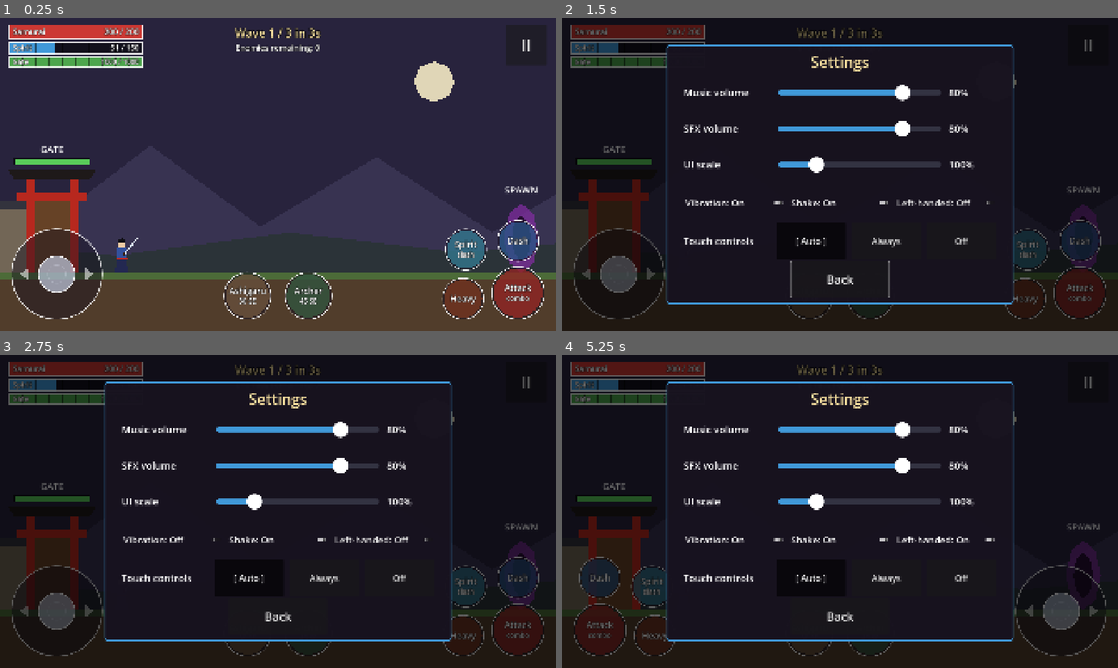
Above: before the commit, frames 1-4 (two rows, left to right).
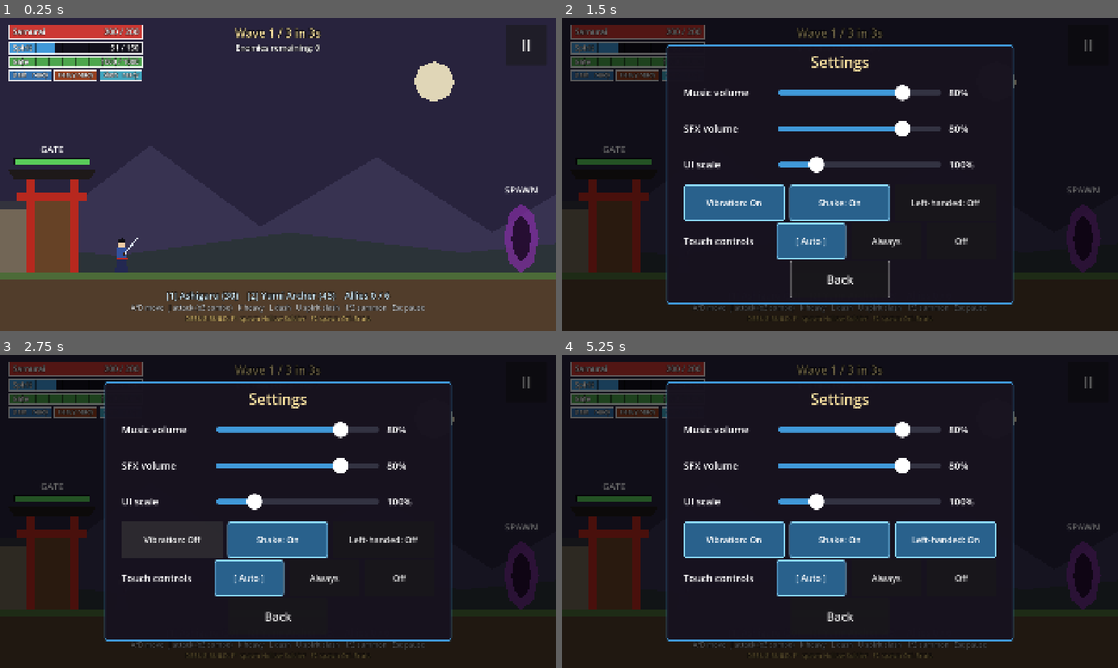
Above: after the commit, the same moments.

Repository: mnazhansyahmi/shoguns-last-stand
Game: Godot game, scene res://scenes/battlefield/battlefield.tscn
The game is run twice, just before and just after one commit, with the same random seed, the same clock (stepped at 60 frames per second) and the same inputs. This scene is started directly instead of the project's main scene.
Inputs:
- Up to frame 1 (0.25 s): no input
- Up to frame 2 (1.5 s): click "II" at 0.5 s; click "Settings" at 1.25 s
- Up to frame 3 (2.75 s): click "Vibration: On" at 2 s
- Up to frame 4 (5.25 s): click "Vibration: Off" at 2.75 s; click "Shake: On" at 3.5 s; click "Shake: Off" at 4.25 s; click "Left-handed: Off" at 5 s

The runs differ from the first frame. In frame 1, 9.7% of the frame differs, in the area x 1-98%, y 16-98%; in frame 2, 9.2%; in frame 3, 7.3%; in frame 4, 11%, in the area x 1-98%, y 16-97%.

Commit message:
Fix playtest UI issues
- Main menu: accent bar moved into the layout above the title so it can
  no longer overlap it
- Battle: while touch controls are shown, the camera moves down so the
  ground line, gate, units and spawn portal sit above the joystick and
  action clusters (TouchLayout.ground_lift); touch widgets are 60% opaque
  at rest and fully opaque while held
- Settings: Vibration / Shake / Left-handed are full-size toggle buttons
  (124 units) styled like the touch-mode buttons, with On/Off in the text;
  touch-target test now also rejects any CheckButton/CheckBox in menus
- Auto touch mode: on desktop, DisplayServer.is_touchscreen_available()
  only mirrors emulate_touch_from_mouse (always true here), so Auto now
  trusts it only on mobile/web and otherwise switches on after the first
  real (non-emulated, device != DEVICE_ID_EMULATION) touch
- Tests for toggles, opacity, ground lift and Auto detection (82 total)

Co-Authored-By: Claude Opus 5.5 <noreply@anthropic.com>

Diff:
--- a/scenes/battlefield/battlefield.gd
+++ b/scenes/battlefield/battlefield.gd
@@ -24,6 +24,7 @@
 @onready var _wave_director: WaveDirector = $World/WaveDirector
 @onready var _feedback: BattleFeedback = $World/BattleFeedback
 @onready var _player_spawn_point: Marker2D = $World/PlayerSpawnPoint
+@onready var _camera: Camera2D = $Camera2D
 @onready var _projectiles: Node2D = $World/Projectiles
 @onready var _hud: GameHud = $Hud
 @onready var _touch: TouchControls = $TouchControls
@@ -37,9 +38,11 @@
 var _settings_store: SettingsStore
 var _settings: GameSettings
 var _kills: Array[EnemyData] = []
+var _camera_base_y: float = 0.0
 
 
 func _ready() -> void:
+	_camera_base_y = _camera.position.y
 	_save_manager = SaveManager.new(save_path)
 	_progress = _save_manager.load_progress()
 	_apply_upgrades()
@@ -101,6 +104,14 @@
 	_update_respawn(delta)
 
 
+## AUTO touch mode on desktop: show touch controls after the first real finger touch.
+func _input(event: InputEvent) -> void:
+	if not GameSettings.real_touch_detected and GameSettings.is_real_touch(event):
+		GameSettings.real_touch_detected = true
+		if _settings.touch_mode == GameSettings.TouchMode.AUTO:
+			_apply_settings()
+
+
 func _unhandled_input(event: InputEvent) -> void:
 	if OS.is_debug_build() and not _is_game_over and not get_tree().paused:
 		_handle_debug_input(event)
@@ -146,7 +157,7 @@
 func _apply_settings() -> void:
 	_settings.apply_audio()
 	_feedback.configure(_settings)
-	var show_touch: bool = _settings.should_show_touch_controls(DisplayServer.is_touchscreen_available())
+	var show_touch: bool = _settings.should_show_touch_controls(GameSettings.detect_touchscreen())
 	_touch.set_active(show_touch and not _is_game_over)
 	_hud.set_touch_mode(show_touch)
 	_apply_layout()
@@ -158,6 +169,22 @@
 	var safe_rect: Rect2 = TouchLayout.get_safe_rect(get_viewport())
 	_touch.apply_layout(viewport_size, safe_rect, _settings.ui_scale, _settings.left_handed)
 	_hud.apply_layout(safe_rect, viewport_size, _settings.ui_scale)
+	_update_camera_lift(viewport_size, safe_rect)
+
+
+## With touch controls on screen, move the camera down (the world up) so the ground, the
+## gate and every unit stay above the joystick and buttons.
+func _update_camera_lift(viewport_size: Vector2, safe_rect: Rect2) -> void:
+	var lift: float = 0.0
+	if _touch.is_active():
+		var rects: Dictionary = TouchLayout.compute(viewport_size, safe_rect, _settings.ui_scale, _settings.left_handed)
+		var ground_screen_y: float = _player_spawn_point.global_position.y - _camera_base_y + viewport_size.y * 0.5
+		lift = TouchLayout.ground_lift(rects, ground_screen_y)
+	_camera.position.y = _camera_base_y + lift
+
+
+func get_camera_lift() -> float:
+	return _camera.position.y - _camera_base_y
 
 
 # --- Debug ------------------------------------------------------------------
--- a/scenes/main_menu/main_menu.tscn
+++ b/scenes/main_menu/main_menu.tscn
@@ -22,19 +22,6 @@
 mouse_filter = 2
 color = Color(0.08, 0.06, 0.11, 1)
 
-[node name="AccentBar" type="ColorRect" parent="."]
-layout_mode = 1
-anchors_preset = 5
-anchor_left = 0.5
-anchor_right = 0.5
-offset_left = -260.0
-offset_top = 90.0
-offset_right = 260.0
-offset_bottom = 130.0
-grow_horizontal = 2
-mouse_filter = 2
-color = Color(0.72, 0.14, 0.14, 1)
-
 [node name="CenterContainer" type="CenterContainer" parent="."]
 layout_mode = 1
 anchors_preset = 15
@@ -47,7 +34,16 @@
 layout_mode = 2
 theme_override_constants/separation = 24
 
+[node name="AccentBar" type="ColorRect" parent="CenterContainer/VBox"]
+unique_name_in_owner = true
+custom_minimum_size = Vector2(520, 14)
+layout_mode = 2
+size_flags_horizontal = 4
+mouse_filter = 2
+color = Color(0.72, 0.14, 0.14, 1)
+
 [node name="Title" type="Label" parent="CenterContainer/VBox"]
+unique_name_in_owner = true
 layout_mode = 2
 theme_override_colors/font_color = Color(0.96, 0.87, 0.62, 1)
 theme_override_font_sizes/font_size = 104
--- a/scenes/ui/settings_panel.gd
+++ b/scenes/ui/settings_panel.gd
@@ -2,7 +2,8 @@
 extends Control
 ## Settings overlay used by the main menu and the pause menu. Edits a GameSettings object live
 ## (emits `changed`) and emits `closed` when dismissed; the owner saves and applies it.
-## Every control is at least 124 units tall (44 pt on iPhone 16), so no dropdowns are used.
+## Every control is at least 124 units tall (44 pt on iPhone 16): full-size toggle buttons,
+## no dropdowns or small switches.
 
 signal changed(settings: GameSettings)
 signal closed(settings: GameSettings)
@@ -15,9 +16,9 @@
 @onready var _sfx_value: Label = %SfxValue
 @onready var _ui_scale_slider: HSlider = %UiScaleSlider
 @onready var _ui_scale_value: Label = %UiScaleValue
-@onready var _vibration_check: CheckButton = %VibrationCheck
-@onready var _shake_check: CheckButton = %ShakeCheck
-@onready var _left_handed_check: CheckButton = %LeftHandedCheck
+@onready var _vibration_toggle: Button = %VibrationToggle
+@onready var _shake_toggle: Button = %ShakeToggle
+@onready var _left_handed_toggle: Button = %LeftHandedToggle
 @onready var _touch_buttons: Array[Button] = [%TouchAutoButton, %TouchAlwaysButton, %TouchOffButton]
 @onready var _back_button: Button = %BackButton
 
@@ -38,9 +39,9 @@
 	_music_slider.value_changed.connect(_on_music_changed)
 	_sfx_slider.value_changed.connect(_on_sfx_changed)
 	_ui_scale_slider.value_changed.connect(_on_ui_scale_changed)
-	_vibration_check.toggled.connect(_on_vibration_toggled)
-	_shake_check.toggled.connect(_on_shake_toggled)
-	_left_handed_check.toggled.connect(_on_left_handed_toggled)
+	_vibration_toggle.toggled.connect(_on_vibration_toggled)
+	_shake_toggle.toggled.connect(_on_shake_toggled)
+	_left_handed_toggle.toggled.connect(_on_left_handed_toggled)
 	_back_button.pressed.connect(close)
 
 
@@ -50,9 +51,9 @@
 	_music_slider.value = _settings.music_volume
 	_sfx_slider.value = _settings.sfx_volume
 	_ui_scale_slider.value = _settings.ui_scale
-	_vibration_check.button_pressed = _settings.vibration
-	_shake_check.button_pressed = _settings.screen_shake
-	_left_handed_check.button_pressed = _settings.left_handed
+	_vibration_toggle.button_pressed = _settings.vibration
+	_shake_toggle.button_pressed = _settings.screen_shake
+	_left_handed_toggle.button_pressed = _settings.left_handed
 	_touch_buttons[int(_settings.touch_mode)].button_pressed = true
 	_syncing = false
 	_refresh_value_labels()
@@ -113,9 +114,9 @@
 	_music_value.text = "%d%%" % roundi(_settings.music_volume * 100.0)
 	_sfx_value.text = "%d%%" % roundi(_settings.sfx_volume * 100.0)
 	_ui_scale_value.text = "%d%%" % roundi(_settings.ui_scale * 100.0)
-	_vibration_check.text = "Vibration: %s" % _on_off(_settings.vibration)
-	_shake_check.text = "Shake: %s" % _on_off(_settings.screen_shake)
-	_left_handed_check.text = "Left-handed: %s" % _on_off(_settings.left_handed)
+	_vibration_toggle.text = "Vibration: %s" % _on_off(_settings.vibration)
+	_shake_toggle.text = "Shake: %s" % _on_off(_settings.screen_shake)
+	_left_handed_toggle.text = "Left-handed: %s" % _on_off(_settings.left_handed)
 	for i: int in _touch_buttons.size():
 		var label: String = TOUCH_MODE_NAMES[i]
 		_touch_buttons[i].text = "[ %s ]" % label if i == int(_settings.touch_mode) else label
--- a/scenes/ui/settings_panel.tscn
+++ b/scenes/ui/settings_panel.tscn
@@ -32,6 +32,18 @@
 corner_radius_bottom_right = 8
 corner_radius_bottom_left = 8
 
+[sub_resource type="StyleBoxFlat" id="StyleBoxFlat_toggle_on"]
+bg_color = Color(0.16, 0.38, 0.55, 1)
+border_width_left = 4
+border_width_top = 4
+border_width_right = 4
+border_width_bottom = 4
+border_color = Color(0.55, 0.85, 1, 1)
+corner_radius_top_left = 8
+corner_radius_top_right = 8
+corner_radius_bottom_right = 8
+corner_radius_bottom_left = 8
+
 [sub_resource type="Gradient" id="Gradient_knob"]
 offsets = PackedFloat32Array(0.82, 0.88)
 colors = PackedColorArray(1, 1, 1, 1, 1, 1, 1, 0)
@@ -175,33 +187,42 @@
 theme_override_font_sizes/font_size = 34
 text = "100%"
 
-[node name="Checks" type="HBoxContainer" parent="Center/Panel/Margin/VBox"]
+[node name="Toggles" type="HBoxContainer" parent="Center/Panel/Margin/VBox"]
 layout_mode = 2
 theme_override_constants/separation = 16
 
-[node name="VibrationCheck" type="CheckButton" parent="Center/Panel/Margin/VBox/Checks"]
+[node name="VibrationToggle" type="Button" parent="Center/Panel/Margin/VBox/Toggles"]
 unique_name_in_owner = true
 custom_minimum_size = Vector2(0, 124)
 layout_mode = 2
 size_flags_horizontal = 3
-theme_override_font_sizes/font_size = 32
-text = "Vibration"
-
-[node name="ShakeCheck" type="CheckButton" parent="Center/Panel/Margin/VBox/Checks"]
+theme_override_font_sizes/font_size = 30
+theme_override_styles/pressed = SubResource("StyleBoxFlat_toggle_on")
+theme_override_styles/hover_pressed = SubResource("StyleBoxFlat_toggle_on")
+toggle_mode = true
+text = "Vibration: On"
+
+[node name="ShakeToggle" type="Button" parent="Center/Panel/Margin/VBox/Toggles"]
 unique_name_in_owner = true
 custom_minimum_size = Vector2(0, 124)
 layout_mode = 2
 size_flags_horizontal = 3
-theme_override_font_sizes/font_size = 32
-text = "Screen shake"
-
-[node name="LeftHandedCheck" type="CheckButton" parent="Center/Panel/Margin/VBox/Checks"]
+theme_override_font_sizes/font_size = 30
+theme_override_styles/pressed = SubResource("StyleBoxFlat_toggle_on")
+theme_override_styles/hover_pressed = SubResource("StyleBoxFlat_toggle_on")
+toggle_mode = true
+text = "Shake: On"
+
+[node name="LeftHandedToggle" type="Button" parent="Center/Panel/Margin/VBox/Toggles"]
 unique_name_in_owner = true
 custom_minimum_size = Vector2(0, 124)
 layout_mode = 2
 size_flags_horizontal = 3
-theme_override_font_sizes/font_size = 32
-text = "Left-handed"
+theme_override_font_sizes/font_size = 30
+theme_override_styles/pressed = SubResource("StyleBoxFlat_toggle_on")
+theme_override_styles/hover_pressed = SubResource("StyleBoxFlat_toggle_on")
+toggle_mode = true
+text = "Left-handed: Off"
 
 [node name="TouchRow" type="HBoxContainer" parent="Center/Panel/Margin/VBox"]
 layout_mode = 2
@@ -219,6 +240,9 @@
 custom_minimum_size = Vector2(240, 124)
 layout_mode = 2
 theme_override_font_sizes/font_size = 30
+theme_override_styles/pressed = SubResource("StyleBoxFlat_toggle_on")
+theme_override_styles/hover_pressed = SubResource("StyleBoxFlat_toggle_on")
+toggle_mode = true
 text = "Auto"
 
 [node name="TouchAlwaysButton" type="Button" parent="Center/Panel/Margin/VBox/TouchRow"]
@@ -226,6 +250,9 @@
 custom_minimum_size = Vector2(240, 124)
 layout_mode = 2
 theme_override_font_sizes/font_size = 30
+theme_override_styles/pressed = SubResource("StyleBoxFlat_toggle_on")
+theme_override_styles/hover_pressed = SubResource("StyleBoxFlat_toggle_on")
+toggle_mode = true
 text = "Always"
 
 [node name="TouchOffButton" type="Button" parent="Center/Panel/Margin/VBox/TouchRow"]
@@ -233,6 +260,9 @@
 custom_minimum_size = Vector2(240, 124)
 layout_mode = 2
 theme_override_font_sizes/font_size = 30
+theme_override_styles/pressed = SubResource("StyleBoxFlat_toggle_on")
+theme_override_styles/hover_pressed = SubResource("StyleBoxFlat_toggle_on")
+toggle_mode = true
 text = "Off"
 
 [node name="BackButton" type="Button" parent="Center/Panel/Margin/VBox"]
--- a/scripts/systems/game_settings.gd
+++ b/scripts/systems/game_settings.gd
@@ -17,6 +17,27 @@
 var left_handed: bool = false
 ## AUTO shows touch controls only on touchscreens; ALWAYS is for testing with a mouse.
 var touch_mode: TouchMode = TouchMode.AUTO
+
+## Set once a real (not mouse-emulated) touch is seen; lasts for the session.
+static var real_touch_detected: bool = false
+
+
+## Whether this device should be treated as a touchscreen for AUTO mode.
+## On desktop, DisplayServer.is_touchscreen_available() only mirrors the project's
+## "emulate touch from mouse" setting (verified on Windows: true with emulation on, false off),
+## so it cannot be trusted there. Desktop instead switches on after the first real touch.
+static func detect_touchscreen() -> bool:
+	if real_touch_detected:
+		return true
+	if OS.has_feature("mobile") or OS.has_feature("web"):
+		return DisplayServer.is_touchscreen_available()
+	return false
+
+
+## Real finger input, not a touch Godot emulated from the mouse (those use DEVICE_ID_EMULATION).
+static func is_real_touch(event: InputEvent) -> bool:
+	var is_touch: bool = event is InputEventScreenTouch or event is InputEventScreenDrag
+	return is_touch and event.device != InputEvent.DEVICE_ID_EMULATION
 
 
 func sanitize() -> void:
--- a/scripts/ui/touch_action_button.gd
+++ b/scripts/ui/touch_action_button.gd
@@ -23,6 +23,7 @@
 
 func _ready() -> void:
 	set_physics_process(false)
+	_update_opacity()
 
 
 ## Returns true if the event belongs to this button.
@@ -37,6 +38,7 @@
 		_release_pending = false
 		_press_physics_frame = Engine.get_physics_frames()
 		TouchInput.press(action)
+		_update_opacity()
 		queue_redraw()
 		return true
 	if not touch.pressed and touch.index == _touch_index:
@@ -47,6 +49,7 @@
 			set_physics_process(true)
 		else:
 			TouchInput.release(action)
+		_update_opacity()
 		queue_redraw()
 		return true
 	return false
@@ -57,11 +60,17 @@
 	_release_pending = false
 	set_physics_process(false)
 	TouchInput.release(action)
+	_update_opacity()
 	queue_redraw()
 
 
 func is_held() -> bool:
 	return _touch_index != -1
+
+
+## Semi-transparent at rest so the battle shows through; fully opaque while pressed.
+func _update_opacity() -> void:
+	modulate.a = 1.0 if is_held() else TouchLayout.IDLE_OPACITY
 
 
 func set_cooldown(ratio: float, seconds: float) -> void:
--- a/scripts/ui/touch_joystick.gd
+++ b/scripts/ui/touch_joystick.gd
@@ -14,12 +14,17 @@
 var _sent_right: float = 0.0
 
 
+func _ready() -> void:
+	_update_opacity()
+
+
 ## Returns true if the event belongs to this joystick.
 func handle_touch(event: InputEvent) -> bool:
 	var touch: InputEventScreenTouch = event as InputEventScreenTouch
 	if touch != null:
 		if touch.pressed and _touch_index == -1 and _contains(touch.position):
 			_touch_index = touch.index
+			_update_opacity()
 			_update_from(touch.position)
 			return true
 		if not touch.pressed and touch.index == _touch_index:
@@ -37,11 +42,17 @@
 	_touch_index = -1
 	_vector = Vector2.ZERO
 	_apply_actions()
+	_update_opacity()
 	queue_redraw()
 
 
 func is_held() -> bool:
 	return _touch_index != -1
+
+
+## Semi-transparent at rest so the battle shows through; fully opaque while held.
+func _update_opacity() -> void:
+	modulate.a = 1.0 if is_held() else TouchLayout.IDLE_OPACITY
 
 
 func get_vector() -> Vector2:
--- a/scripts/ui/touch_layout.gd
+++ b/scripts/ui/touch_layout.gd
@@ -8,6 +8,10 @@
 
 const MARGIN: float = 36.0
 const MIN_TOUCH_TARGET: float = 121.0
+## Gap kept between the ground line (unit feet) and the top of the joystick/action clusters.
+const GROUND_CLEARANCE: float = 24.0
+## Touch widgets at rest are drawn at this opacity; held widgets are fully opaque.
+const IDLE_OPACITY: float = 0.6
 const JOYSTICK_SIZE: Vector2 = Vector2(320.0, 320.0)
 const ACTION_CLUSTER_SIZE: Vector2 = Vector2(470.0, 350.0)
 const SUMMON_CLUSTER_SIZE: Vector2 = Vector2(380.0, 170.0)
@@ -53,6 +57,16 @@
 	return {"joystick": joystick, "actions": actions, "summons": summons}
 
 
+## How far (in screen units) the view must move up so the ground line, currently at
+## `ground_screen_y`, ends GROUND_CLEARANCE above the joystick and action clusters.
+## Units and the gate stand on the ground, so this keeps them all above the controls.
+static func ground_lift(rects: Dictionary, ground_screen_y: float) -> float:
+	var joystick: Rect2 = rects["joystick"]
+	var actions: Rect2 = rects["actions"]
+	var clusters_top: float = minf(joystick.position.y, actions.position.y)
+	return maxf(ground_screen_y - (clusters_top - GROUND_CLEARANCE), 0.0)
+
+
 ## Button rects local to the action cluster, mirrored for left-handed play.
 static func action_button_rects(ui_scale: float, left_handed: bool) -> Dictionary:
 	var scale_factor: float = clamp_scale(ui_scale)
--- a/tests/unit/test_touch_controls.gd
+++ b/tests/unit/test_touch_controls.gd
@@ -177,12 +177,92 @@
 		var controls: Array[Node] = node.find_children("*", "BaseButton", true, false)
 		controls.append_array(node.find_children("*", "Slider", true, false))
 		assert_true(not controls.is_empty(), "%s has controls to check" % label)
+		# Switch/checkbox art is tiny even when the row is tall; menus must use full toggle buttons.
+		for small: Node in node.find_children("*", "CheckButton", true, false) + node.find_children("*", "CheckBox", true, false):
+			assert_true(false, "%s: %s is a small switch/checkbox; use a toggle Button" % [label, small.name])
 		for control: Control in controls:
 			var minimum: Vector2 = control.get_combined_minimum_size()
 			assert_true(minimum.y >= TouchLayout.MIN_TOUCH_TARGET and minimum.x >= TouchLayout.MIN_TOUCH_TARGET,
 					"%s: %s is %.0fx%.0f (needs >= %.0f)" % [label, control.name, minimum.x, minimum.y, TouchLayout.MIN_TOUCH_TARGET])
 
 
+func test_settings_toggles_are_full_size_buttons() -> void:
+	var panel: SettingsPanel = add_to_tree(load("res://scenes/ui/settings_panel.tscn").instantiate()) as SettingsPanel
+	var settings: GameSettings = GameSettings.new()
+	settings.vibration = true
+	settings.screen_shake = false
+	settings.left_handed = true
+	panel.open(settings)
+	var expected: Dictionary = {
+		"VibrationToggle": "Vibration: On",
+		"ShakeToggle": "Shake: Off",
+		"LeftHandedToggle": "Left-handed: On",
+	}
+	for toggle_name: String in expected:
+		var toggle: Button = panel.get_node("%" + toggle_name) as Button
+		assert_true(toggle != null and not (toggle is CheckButton) and not (toggle is CheckBox),
+				"%s is a plain toggle Button" % toggle_name)
+		if toggle == null:
+			continue
+		assert_true(toggle.toggle_mode, "%s toggles" % toggle_name)
+		var minimum: Vector2 = toggle.get_combined_minimum_size()
+		assert_true(minimum.y >= 124.0 and minimum.x >= TouchLayout.MIN_TOUCH_TARGET,
+				"%s is at least 124 units tall (%.0fx%.0f)" % [toggle_name, minimum.x, minimum.y])
+		assert_eq(toggle.text, expected[toggle_name], "%s spells out its state" % toggle_name)
+	var shake: Button = panel.get_node("%ShakeToggle") as Button
+	shake.button_pressed = true
+	assert_true(settings.screen_shake, "pressing the toggle updates the setting")
+	assert_eq(shake.text, "Shake: On", "label follows the toggle")
+
+
+func test_touch_widgets_are_semi_transparent_until_pressed() -> void:
+	var controls: TouchControls = _make_controls(false)
+	var attack_button: TouchActionButton = controls.get_node("Root/ActionCluster/AttackButton")
+	var joystick: TouchJoystick = controls.get_node("Root/Joystick")
+	assert_almost_eq(attack_button.modulate.a, TouchLayout.IDLE_OPACITY, "button at rest is 60% opaque")
+	assert_almost_eq(joystick.modulate.a, TouchLayout.IDLE_OPACITY, "joystick at rest is 60% opaque")
+	var attack: Rect2 = controls.get_widget_rect("attack")
+	var stick: Rect2 = controls.get_widget_rect("joystick")
+	controls.handle_input(_touch(1, attack.get_center(), true))
+	controls.handle_input(_touch(0, stick.get_center(), true))
+	assert_almost_eq(attack_button.modulate.a, 1.0, "pressed button is fully opaque")
+	assert_almost_eq(joystick.modulate.a, 1.0, "held joystick is fully opaque")
+	controls.release_all()
+	assert_almost_eq(attack_button.modulate.a, TouchLayout.IDLE_OPACITY, "released button back to 60%")
+	assert_almost_eq(joystick.modulate.a, TouchLayout.IDLE_OPACITY, "released joystick back to 60%")
+
+
+func test_ground_lift_keeps_units_above_controls() -> void:
+	for scale_value: float in [GameSettings.MIN_UI_SCALE, 1.0, GameSettings.MAX_UI_SCALE]:
+		var rects: Dictionary = TouchLayout.compute(VIEWPORT, _full(), scale_value, false)
+		var joystick: Rect2 = rects["joystick"]
+		var actions: Rect2 = rects["actions"]
+		var clusters_top: float = minf(joystick.position.y, actions.position.y)
+		var lift: float = TouchLayout.ground_lift(rects, 880.0)
+		assert_true(lift > 0.0, "ground at y=880 needs lifting at scale %.2f" % scale_value)
+		assert_almost_eq(880.0 - lift, clusters_top - TouchLayout.GROUND_CLEARANCE,
+				"ground ends just above the controls at scale %.2f" % scale_value)
+	var rects_default: Dictionary = TouchLayout.compute(VIEWPORT, _full(), 1.0, false)
+	assert_almost_eq(TouchLayout.ground_lift(rects_default, 400.0), 0.0, "no lift when the ground is already clear")
+
+
+func test_auto_mode_ignores_mouse_emulation() -> void:
+	var previous: bool = GameSettings.real_touch_detected
+	GameSettings.real_touch_detected = false
+	assert_true(Input.emulate_touch_from_mouse, "project emulates touch from mouse (the original trigger)")
+	if not OS.has_feature("mobile") and not OS.has_feature("web"):
+		assert_true(not GameSettings.detect_touchscreen(), "desktop is not a touchscreen just because of mouse emulation")
+	var emulated: InputEventScreenTouch = _touch(0, Vector2.ZERO, true)
+	emulated.device = InputEvent.DEVICE_ID_EMULATION
+	var real: InputEventScreenTouch = _touch(0, Vector2.ZERO, true)
+	real.device = 0
+	assert_true(not GameSettings.is_real_touch(emulated), "mouse-emulated touch is not a real touch")
+	assert_true(GameSettings.is_real_touch(real), "finger touch is a real touch")
+	GameSettings.real_touch_detected = true
+	assert_true(GameSettings.detect_touchscreen(), "after a real touch, AUTO treats the device as a touchscreen")
+	GameSettings.real_touch_detected = previous
+
+
 func test_touch_outside_widgets_is_not_consumed() -> void:
 	var controls: TouchControls = _make_controls(false)
 	assert_true(not controls.handle_input(_touch(0, Vector2(960.0, 300.0), true)), "touch in the play area passes through")
Not shown, changed: docs/ARCHITECTURE.md
